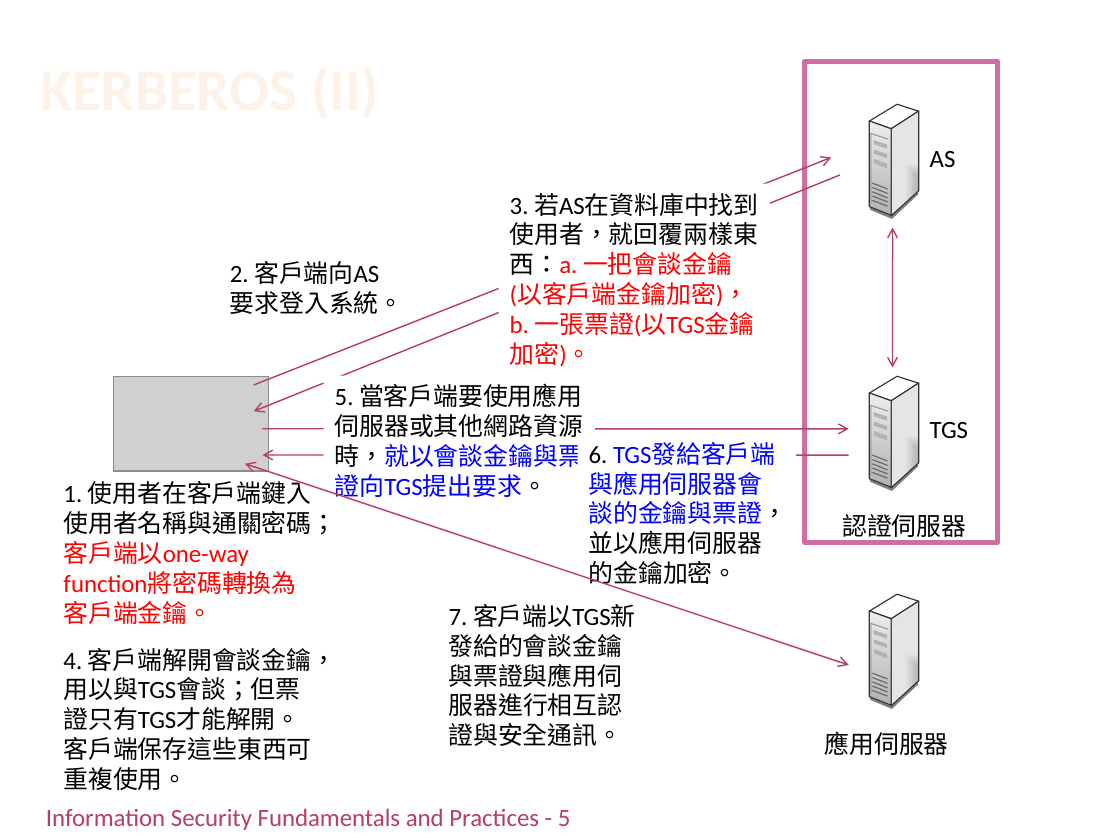
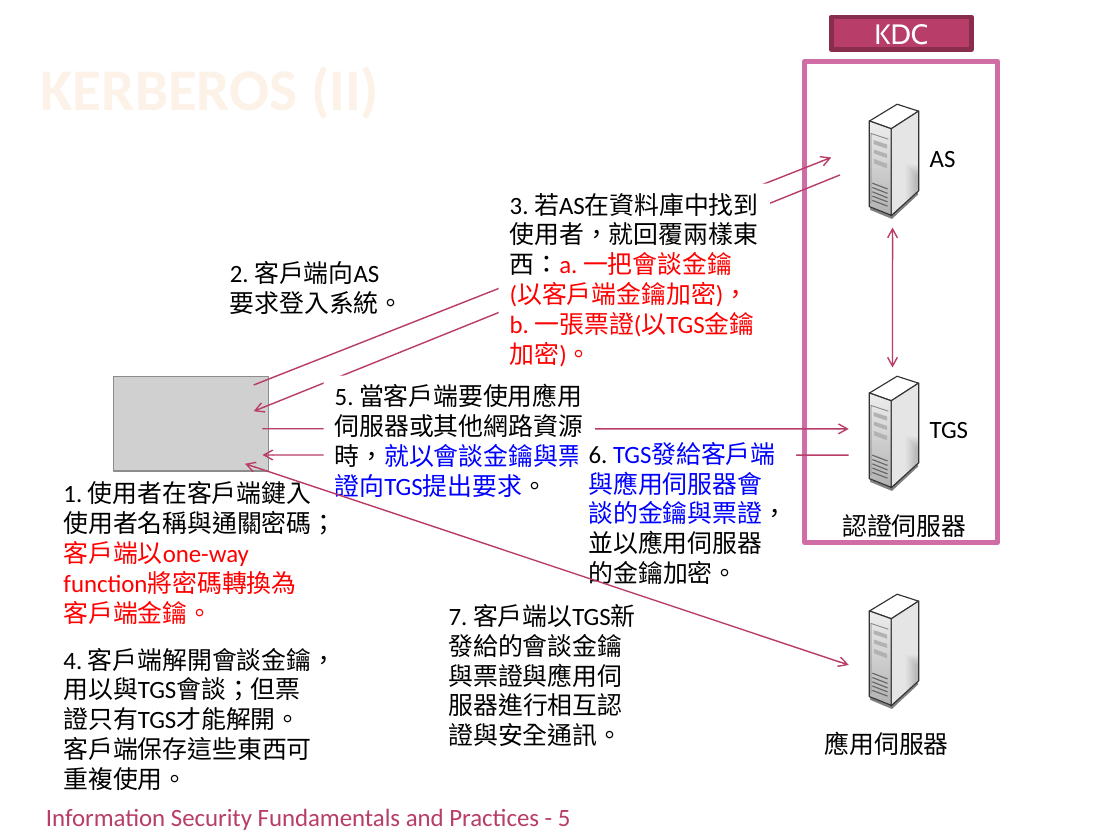
Before and after one commit to chih-chengwu/Information-Security-Markdown, a slide deck: slide 17 of 副本/Ch4_認證授權與存取控制(潘天佑的第5章).pptx. Drawn at 1120x840 pixels with LibreOffice and Linux fonts; fonts in the diff are those of the drawing; grey boxes stand for pictures; background and template pictures are left out. Boxes give left, top, right and bottom in pixels: in the first picture for what was removed or moved away, otherwise in the second. Text is boxed around its words. In the diff, an @@ line names an element or a change of style, - is before the commit and + after.

```diff
--- a/副本/Ch4_認證授權與存取控制(潘天佑的第5章).pptx
+++ b/副本/Ch4_認證授權與存取控制(潘天佑的第5章).pptx
@@ rectangle added at [831,17,971,49], fill #B83D68, outline #882D4D 3.15 pt, 18 pt, text #FFFFFF @@
+KDC
```
Also in this commit, not shown: 16 other slides changed.
